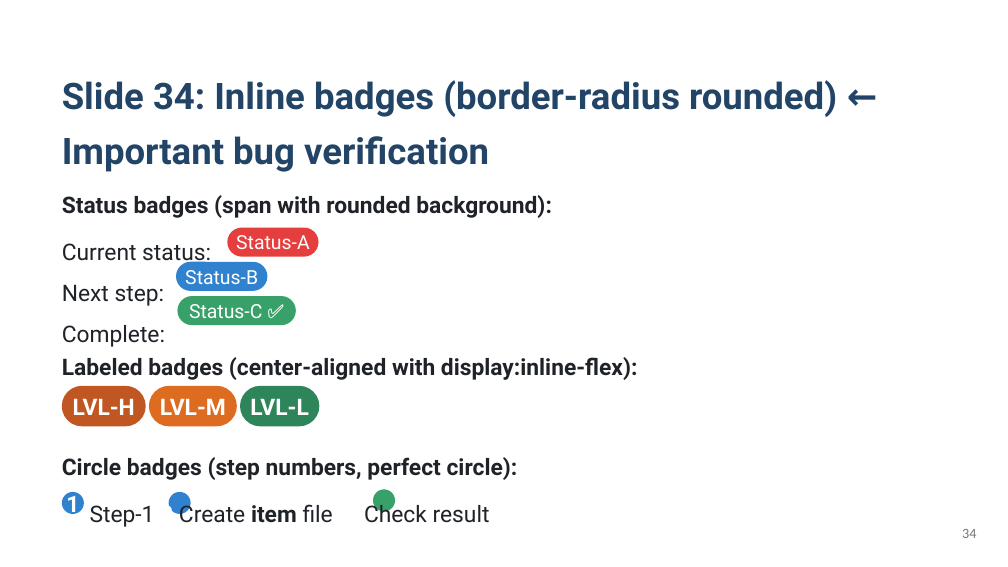
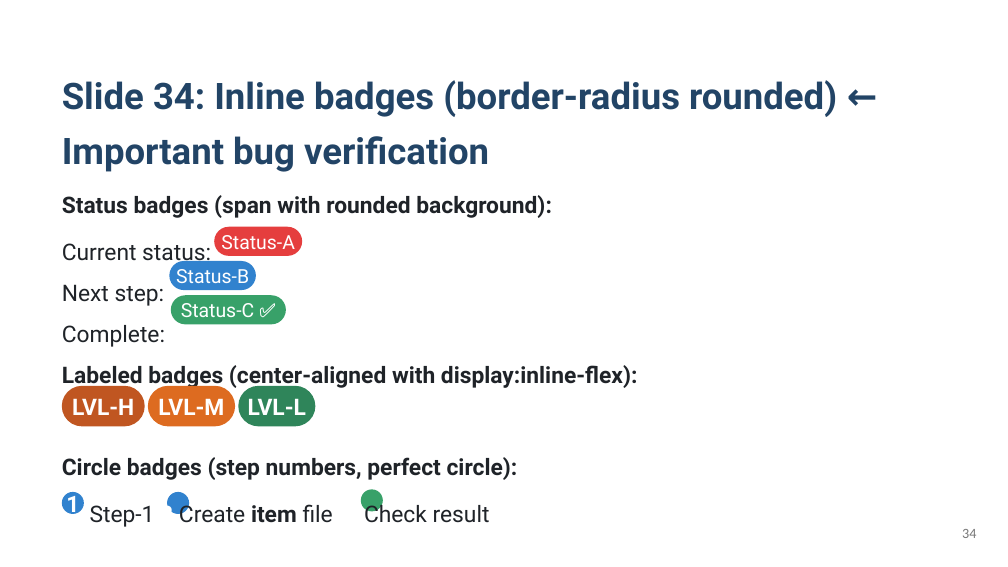
Before and after one commit to KatsuYuzu/marp-to-editable-pptx, a slide deck: slide 34 of output-pptx/test-output.pptx. Drawn at 1008x567 pixels with LibreOffice and Linux fonts; fonts in the diff are those of the drawing. Boxes give left, top, right and bottom in pixels: in the first picture for what was removed or moved away, otherwise in the second. Text is boxed around its words. In the diff, an @@ line names an element or a change of style, - is before the commit and + after.

```diff
--- a/output-pptx/test-output.pptx
+++ b/output-pptx/test-output.pptx
@@ text "Current status:": place and size @@
-text "Current status:" at (62,357,638,380)
+text "Current status:" at (62,243,638,388)
@@ text "Status-A": place and size @@
-text "Status-A" at (236,235,310,256)
+text "Status-A" at (221,235,295,255)
@@ rounded rectangle: place and size @@
-rounded rectangle at (228,228,319,257)
+rounded rectangle at (214,227,302,256)
@@ text at (62,243,211,347): paragraphs added @@
+Current status:
+Next step:
+Complete:
@@ text removed at (62,243,211,347) @@
-Current status:
-Next step:
-Complete:
@@ text "Status-B" rewrapped from (185,270,258,284) to (176,269,249,289) @@
@@ rounded rectangle: place and size @@
-rounded rectangle at (176,262,268,291)
+rounded rectangle at (169,261,256,290)
@@ text "Status-C ✅": place and size @@
-text "Status-C ✅" at (189,304,262,318)
+text "Status-C ✅" at (181,303,254,317)
@@ rounded rectangle: place and size @@
-rounded rectangle at (178,296,296,326)
+rounded rectangle at (171,296,286,325)
@@ rounded rectangle: place and size @@
-rounded rectangle at (240,386,320,426)
+rounded rectangle at (238,386,315,426)
@@ rounded rectangle: place and size @@
-rounded rectangle at (373,489,395,511)
+rounded rectangle at (361,489,383,511)
```
Also in this commit, not shown: 49 other slides changed, 5 slides added, 19 other files.
